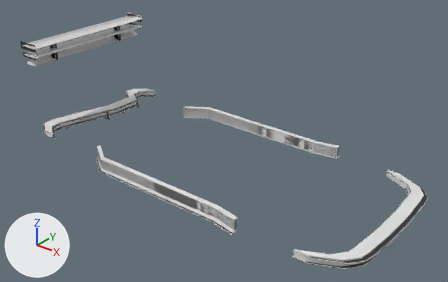
The glTF model veiculos/sketchfab/pecas/furgaozinho/furgaozinho_pecas.glb: old version first, new version second.
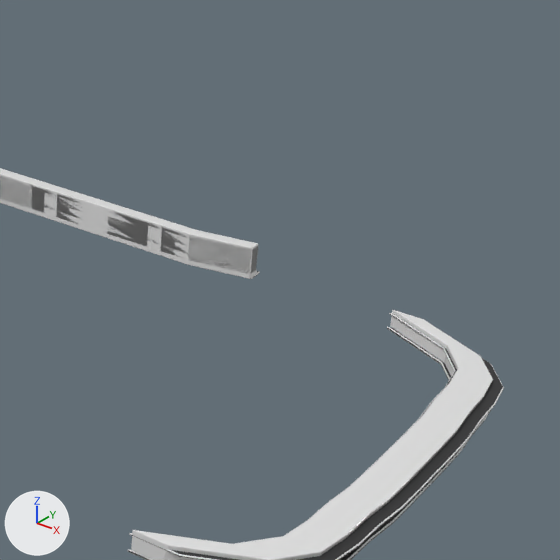
Each version is shown whole from a 50 mm camera at (3.181, -3.807, 2.779) aimed at (0.164, -0.035, 0.441), then close up on the part from 55% to 100% of the width and 21% to 92% of the height. The axes (+X, +Y, +Z) are drawn at lower left. The lights are the same throughout. The older version's two pictures come first.

In view in the first close-up: 'bumper_front__esportivo', 'bumper_front__lip', 'saia__esportiva', 'saia__lisa'.
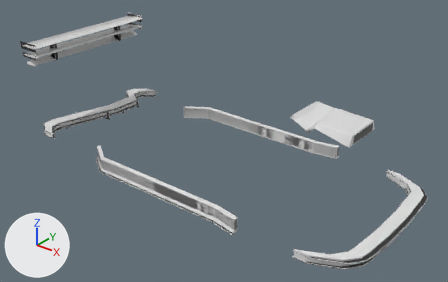
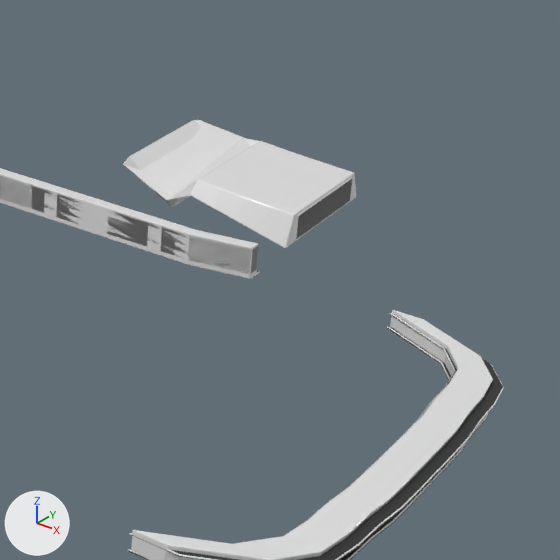
The change, as a diff of the scene's bpy script:
```diff
--- a/veiculos/sketchfab/pecas/furgaozinho/furgaozinho_pecas.glb.py
+++ b/veiculos/sketchfab/pecas/furgaozinho/furgaozinho_pecas.glb.py
@@ me_hood__tomada @@
+me_hood__tomada.from_pydata(...)  # 185 vertices, 362 faces; spans x 0.923..1.424, y -0.199..0.199, z 0.83..0.939
+# faces by material slot: [350, 12]
+me_hood__tomada.materials.append(mat_pintura)  # white #e7e7e7
+me_hood__tomada.materials.append(mat_chassi)  # black #2c2c2d
@@ ob_hood__tomada @@
+ob_hood__tomada = bpy.data.objects.new('hood__tomada', me_hood__tomada)
+ob_hood__tomada.location = (0.0, 0.0, 0.0)
```

What differs and where, as boxes [x1, y1, x2, y2] in the close-ups (560 x 560 px):
'hood__tomada', added: after [123, 120, 357, 248]
    faces in mat_pintura (white #e7e7e7): [123, 120, 357, 248]
    faces in mat_chassi (black #2c2c2d): [296, 179, 352, 239]
